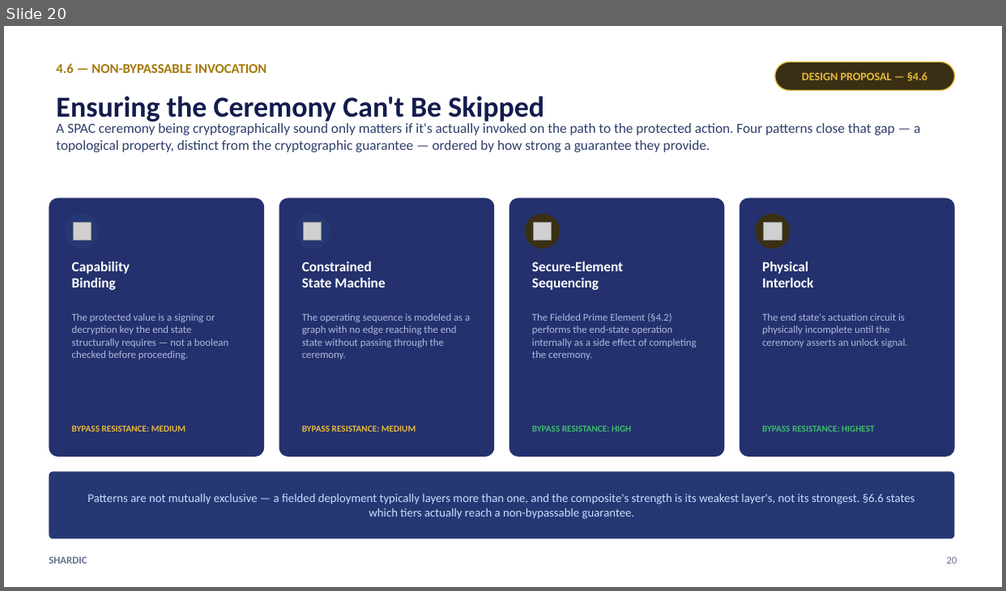
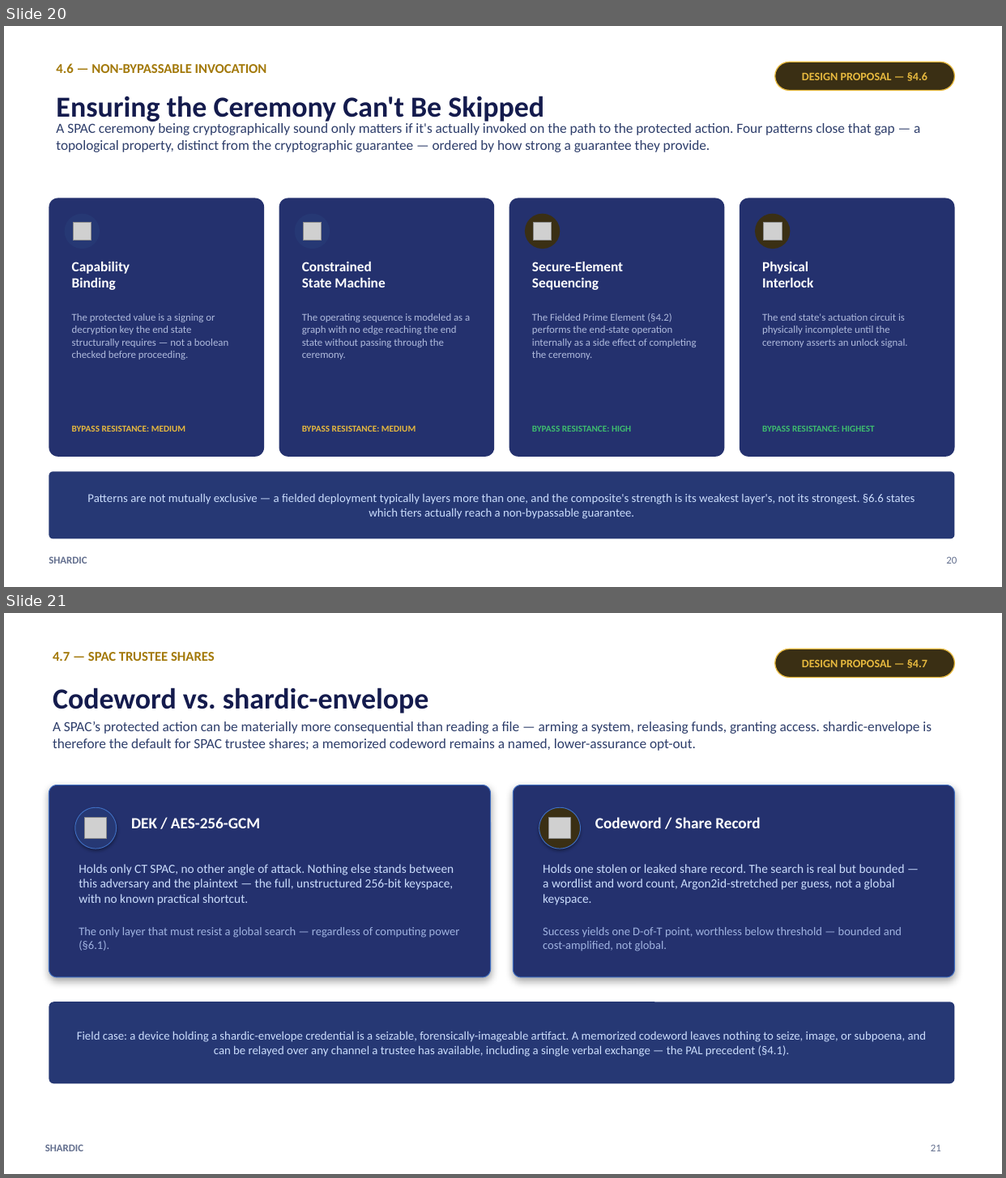
Before and after one commit to splashd1/shardic, a slide deck: docs/shardic_deck_v2_2.pptx. Shown one above the other, each under a label of ours: slide 20 before the commit, slides 20 and 21 after it. The pictures are 1006x591 and 1006x1178 pixels, drawn with LibreOffice and Linux fonts; fonts in the diff are those of the drawing; grey boxes stand for pictures. Boxes give left, top, right and bottom in pixels: in the first picture for what was removed or moved away, otherwise in the second. Text is boxed around its words. In the diff, an @@ line names an element or a change of style, - is before the commit and + after.

Commit message:
Add §4.7 slide to deck: codeword vs. shardic-envelope for SPAC shares
The deck audit against shardic_white_paper.v2.2.md found §4.7 (added
last session) completely absent from the 28-slide deck. New slide 21
covers the default-to-envelope rationale, the DEK/codeword adversary
comparison, and the field/PAL device-seizure case, matching the
deck's existing visual system (adapted from the PT/CT SPAC card
layout). Slides 21-27 renumbered to 22-28 accordingly.

Fine-tuned, vetted, and, in some cases, supplemented by Claude Sonnet 5

```diff
--- a/docs/shardic_deck_v2_2.pptx
+++ b/docs/shardic_deck_v2_2.pptx
@@ slide 21 added at box(4, 613, 1002, 1174), background #FFFFFF @@
@@ text added at box(53, 652, 215, 661), 13 pt, text #A3790A, bold @@
+4.7 — SPAC TRUSTEE SHARES
@@ rounded rectangle added at box(775, 649, 955, 677), fill #3A2F14, outline #E7B93E 1 pt, 11 pt, text #E7B93E, bold @@
+DESIGN PROPOSAL — §4.7
@@ text added at box(53, 688, 429, 713), 28 pt, text #141B4D, bold @@
+Codeword vs. shardic-envelope
@@ text added at box(53, 722, 931, 751), 13.5 pt, text #2E3E6B @@
+A SPAC’s protected action can be materially more consequential than reading a file — arming a system, releasing funds, granting access. shardic-envelope is therefore the default for SPAC trustee shares; a memorized codeword remains a named, lower-assurance opt-out.
@@ rounded rectangle added at box(49, 786, 491, 977), fill #24316E, outline #3F6FC3 0.75 pt @@
@@ rounded rectangle added at box(513, 786, 955, 977), fill #24316E, outline #3F6FC3 0.75 pt @@
@@ ellipse added at box(75, 807, 117, 849), fill #263874, outline #3F6FC3 0.75 pt @@
@@ picture added at box(85, 817, 107, 839) @@
@@ text added at box(131, 818, 260, 828), 15 pt, text #FFFFFF, bold @@
+DEK / AES-256-GCM
@@ ellipse added at box(539, 807, 581, 849), fill #3A2F14, outline #3F6FC3 0.75 pt @@
@@ picture added at box(549, 817, 571, 839) @@
@@ text added at box(595, 817, 760, 828), 15 pt, text #FFFFFF, bold @@
+Codeword / Share Record
@@ text added at box(79, 864, 454, 905), 12 pt, text #CADCFC @@
+Holds only CT SPAC, no other angle of attack. Nothing else stands between this adversary and the plaintext — the full, unstructured 256-bit keyspace, with no known practical shortcut.
@@ text added at box(543, 864, 905, 905), 12 pt, text #CADCFC @@
+Holds one stolen or leaked share record. The search is real but bounded — a wordlist and word count, Argon2id-stretched per guess, not a global keyspace.
@@ text added at box(79, 927, 460, 951), 11.3 pt, text #9FB2E0 @@
+The only layer that must resist a global search — regardless of computing power (§6.1).
@@ text added at box(543, 927, 901, 952), 11.3 pt, text #9FB2E0 @@
+Success yields one D-of-T point, worthless below threshold — bounded and cost-amplified, not global.
@@ rounded rectangle added at box(49, 1003, 955, 1084), fill #263874, 11.5 pt, text #CADCFC @@
+Field case: a device holding a shardic-envelope credential is a seizable, forensically-imageable artifact. A memorized codeword leaves nothing to seize, image, or subpoena, and can be relayed over any channel a trustee has available, including a single verbal exchange — the PAL precedent (§4.1).
@@ text added at box(45, 1144, 83, 1152), 10 pt, text #64708F, bold @@
+SHARDIC
@@ text added at box(931, 1144, 941, 1152), 10 pt, text #64708F @@
+21
```
Also in this commit, not shown: 7 slides changed.
